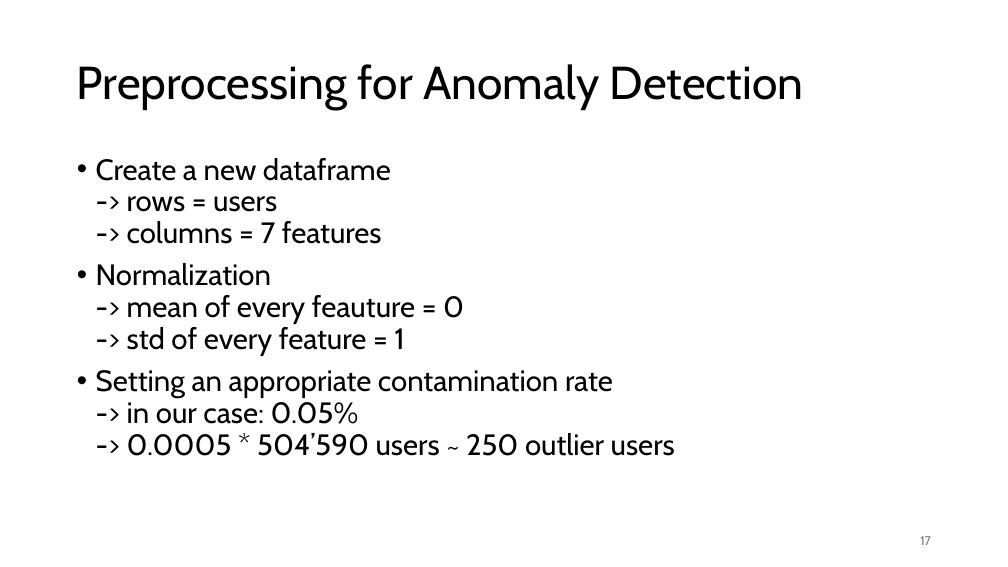
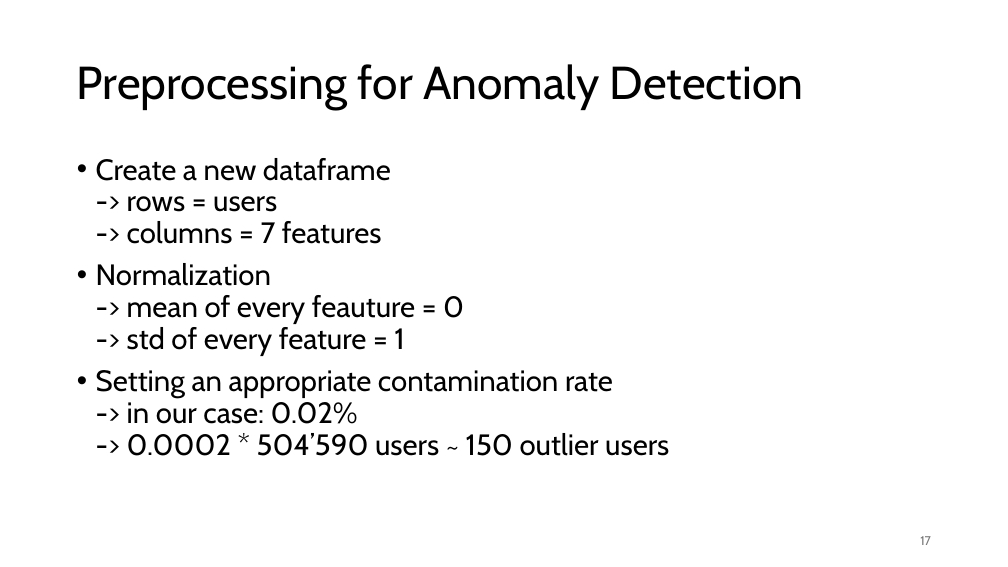
Before and after one commit to jonas-blum/data-mining-1, a slide deck: slide 17 of project/project-presentation-group51.pptx. Drawn at 1008x567 pixels with LibreOffice and Linux fonts; fonts in the diff are those of the drawing. Boxes give left, top, right and bottom in pixels: in the first picture for what was removed or moved away, otherwise in the second. Text is boxed around its words. In the diff, an @@ line names an element or a change of style, - is before the commit and + after.

Commit message:
changing CONTAMINATION_RATE again

```diff
--- a/project/project-presentation-group51.pptx
+++ b/project/project-presentation-group51.pptx
@@ text at (96, 370, 669, 456): text changed @@
-• Setting an appropriate contamination rate
-  -> in our case: 0.05%
-  -> 0.0005 * 504’590 users ~ 250 outlier users
+• Setting an appropriate contamination rate
+  -> in our case: 0.02%
+  -> 0.0002 * 504’590 users ~ 150 outlier users
```
Also in this commit, not shown: 3 other slides changed, 1 other file.
